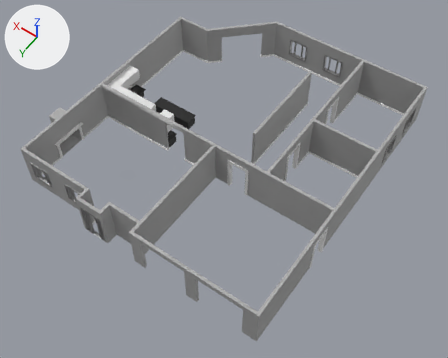
One commit to the FBX model Assets/Scenes/Models/House Geometry/Game Jam House.fbx: the scene before it, then after it.
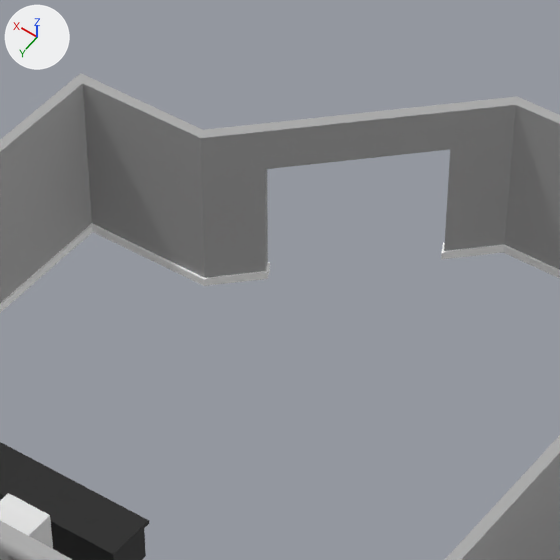
There are two pictures of each version: one whole from a 50 mm lens placed at (-23.9, 22.2, 41.6), pointed at (-4.8, -4.5, -0.4), one close up on the part from 36% to 64% of the width and 0% to 35% of the height. Arrows for +X, +Y and +Z are at upper left; the lights stay in place. Where no turn or scale is listed for an object, it has been applied to the vertices.

In view in the first close-up: 'Cube', 'Cube.009', 'House Walls', 'Wall Trim'.
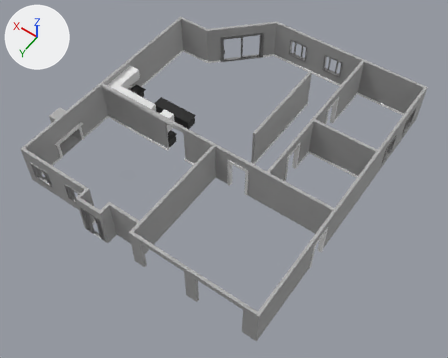
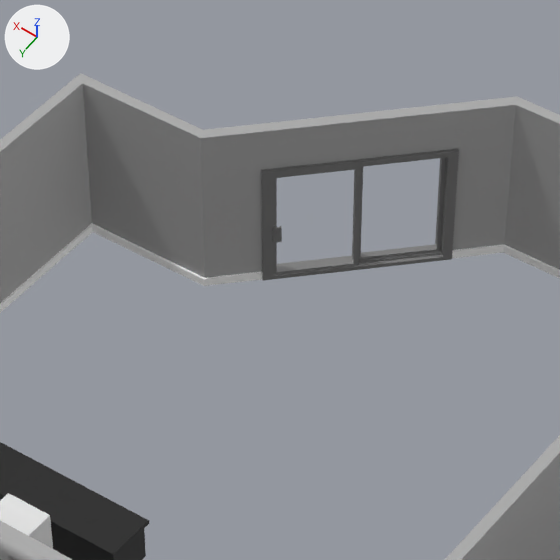
The change, as a diff of the scene's bpy script:
```diff
--- a/Assets/Scenes/Models/House Geometry/Game Jam House.fbx.py
+++ b/Assets/Scenes/Models/House Geometry/Game Jam House.fbx.py
@@ me_cube_034 @@
+me_cube_034.from_pydata(...)  # 88 vertices, 91 faces; spans x -1.64..1.64, y -1.64..1.64, z -1.0..2.0
+me_cube_034.materials.append(mat_metal)  # grey #a1a1a1
@@ ob_sliding_door @@
+ob_sliding_door = bpy.data.objects.new('Sliding Door', me_cube_034)
+ob_sliding_door.location = (2.55, -17.73, 1.0)
```

Where the change shows, as pixel boxes [x1, y1, x2, y2] in the close-ups (560 x 560 px):
'Sliding Door', added
    after: [261, 149, 459, 280]
